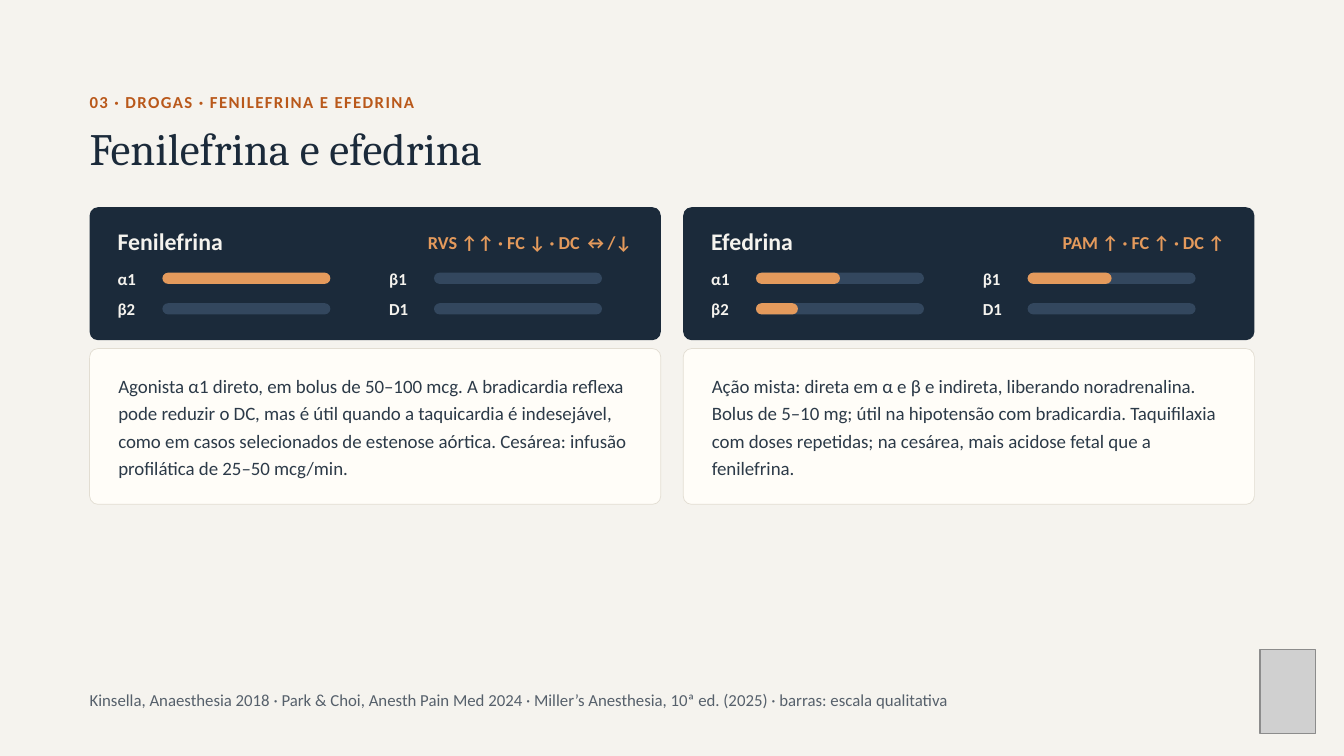
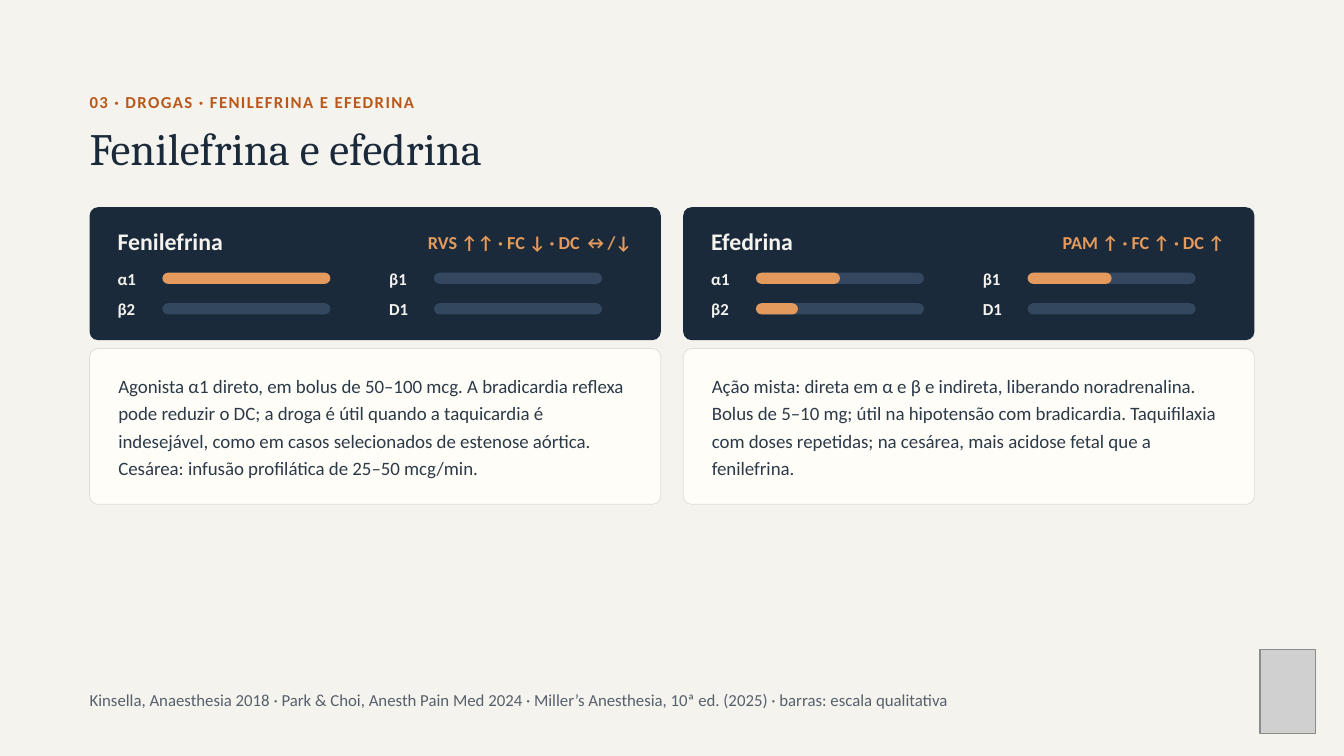
Before and after one commit to brunomoraesdubois-bit/Bruno, a slide deck: slide 14 of apresentacao/Aminas_Vasoativas.pptx. Drawn at 1344x756 pixels with LibreOffice and Linux fonts; fonts in the diff are those of the drawing; grey boxes stand for pictures. Boxes give left, top, right and bottom in pixels: in the first picture for what was removed or moved away, otherwise in the second. Text is boxed around its words. In the diff, an @@ line names an element or a change of style, - is before the commit and + after.

```diff
--- a/apresentacao/Aminas_Vasoativas.pptx
+++ b/apresentacao/Aminas_Vasoativas.pptx
@@ text at [118,380,623,479]: text changed @@
-Agonista α1 direto, em bolus de 50–100 mcg. A bradicardia reflexa pode reduzir o DC, mas é útil quando a taquicardia é indesejável, como em casos selecionados de estenose aórtica. Cesárea: infusão profilática de 25–50 mcg/min.
+Agonista α1 direto, em bolus de 50–100 mcg. A bradicardia reflexa pode reduzir o DC; a droga é útil quando a taquicardia é indesejável, como em casos selecionados de estenose aórtica. Cesárea: infusão profilática de 25–50 mcg/min.
```
Also in this commit, not shown: 12 other slides changed, 34 other files.
